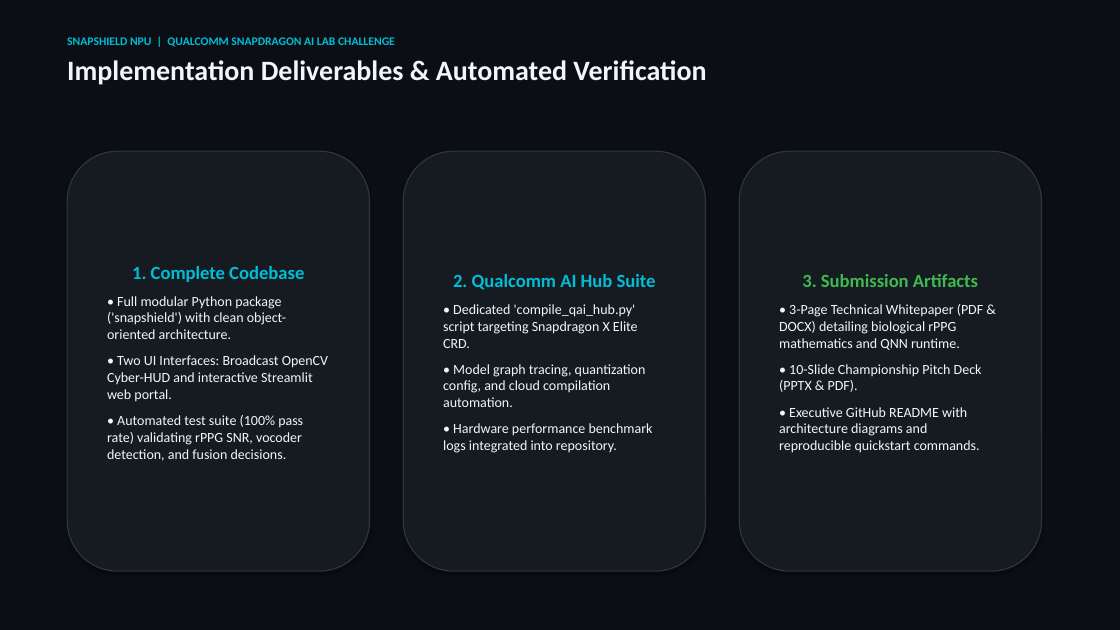
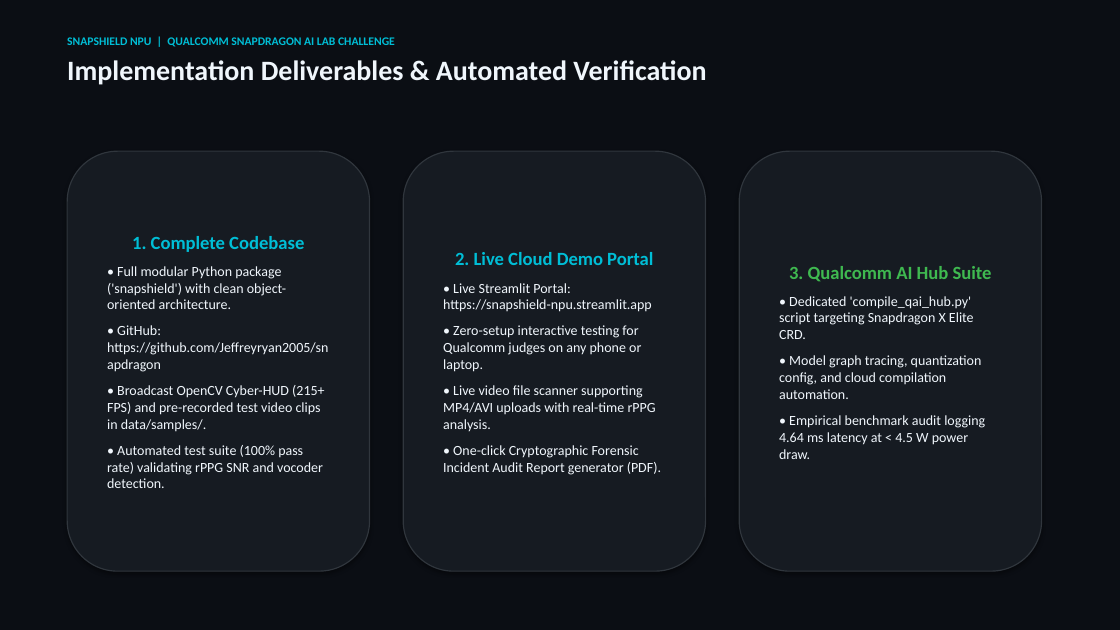
Before and after one commit to Jeffreyryan2005/snapdragon, a slide deck: slide 9 of docs/SnapShield_Pitch_Deck.pptx. Drawn at 1120x630 pixels with LibreOffice and Linux fonts; fonts in the diff are those of the drawing. Boxes give left, top, right and bottom in pixels: in the first picture for what was removed or moved away, otherwise in the second. Text is boxed around its words. In the diff, an @@ line names an element or a change of style, - is before the commit and + after.

Commit message:
docs: refresh presentation decks and whitepapers with live demo and repository links

```diff
--- a/docs/SnapShield_Pitch_Deck.pptx
+++ b/docs/SnapShield_Pitch_Deck.pptx
@@ text in rounded rectangle at (443,252,661,475): text changed @@
-2. Qualcomm AI Hub Suite
-• Dedicated 'compile_qai_hub.py' script targeting Snapdragon X Elite CRD.
-• Model graph tracing, quantization config, and cloud compilation automation.
-• Hardware performance benchmark logs integrated into repository.
+2. Live Cloud Demo Portal
+• Live Streamlit Portal: https://snapshield-npu.streamlit.app
+• Zero-setup interactive testing for Qualcomm judges on any phone or laptop.
+• Live video file scanner supporting MP4/AVI uploads with real-time rPPG analysis.
+• One-click Cryptographic Forensic Incident Audit Report generator (PDF).
@@ text in rounded rectangle at (779,266,992,459): text changed @@
-3. Submission Artifacts
-• 3-Page Technical Whitepaper (PDF & DOCX) detailing biological rPPG mathematics and QNN runtime.
-• 10-Slide Championship Pitch Deck (PPTX & PDF).
-• Executive GitHub README with architecture diagrams and reproducible quickstart commands.
+3. Qualcomm AI Hub Suite
+• Dedicated 'compile_qai_hub.py' script targeting Snapdragon X Elite CRD.
+• Model graph tracing, quantization config, and cloud compilation automation.
+• Empirical benchmark audit logging 4.64 ms latency at < 4.5 W power draw.
@@ text in rounded rectangle at (107,325,328,488): text changed @@
-• Two UI Interfaces: Broadcast OpenCV Cyber-HUD and interactive Streamlit web portal.
-• Automated test suite (100% pass rate) validating rPPG SNR, vocoder detection, and fusion decisions.
+• GitHub: https://github.com/Jeffreyryan2005/snapdragon
+• Broadcast OpenCV Cyber-HUD (215+ FPS) and pre-recorded test video clips in data/samples/.
+• Automated test suite (100% pass rate) validating rPPG SNR and vocoder detection.
```
Also in this commit, not shown: 1 other slide changed, 4 other files.
